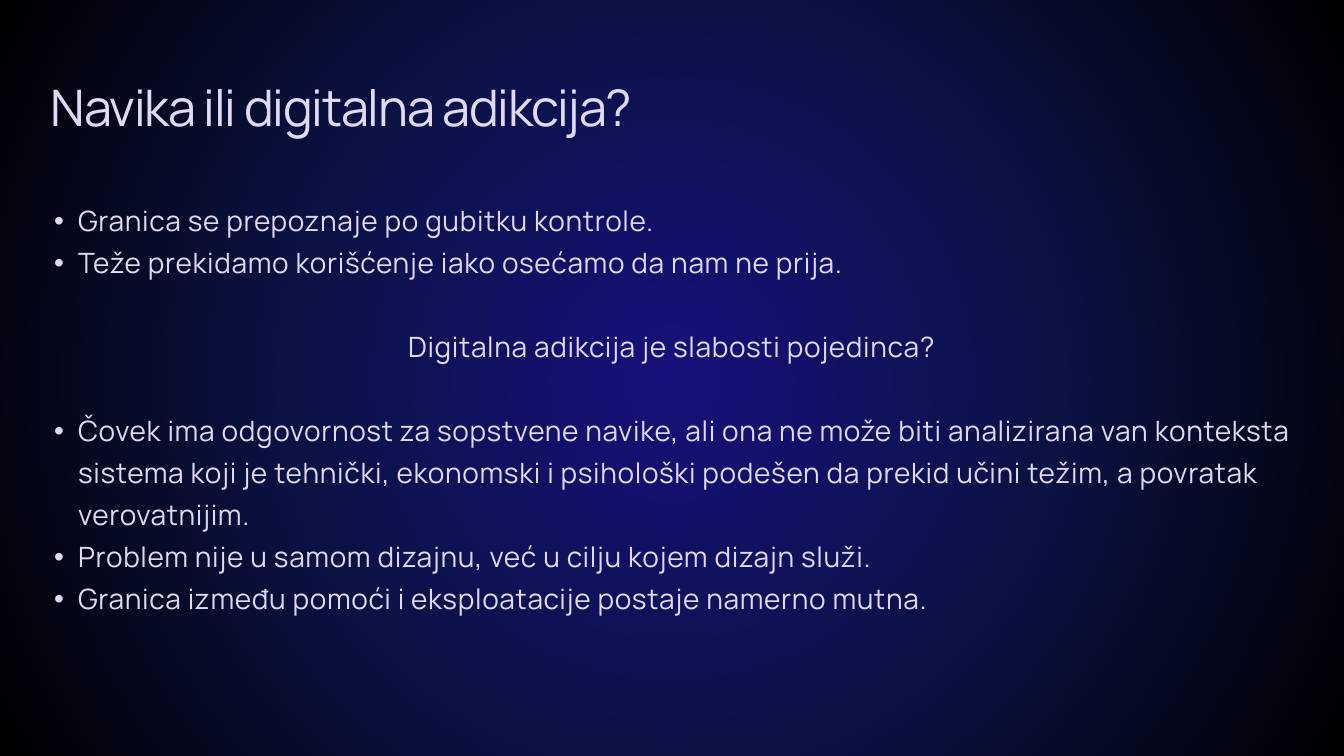
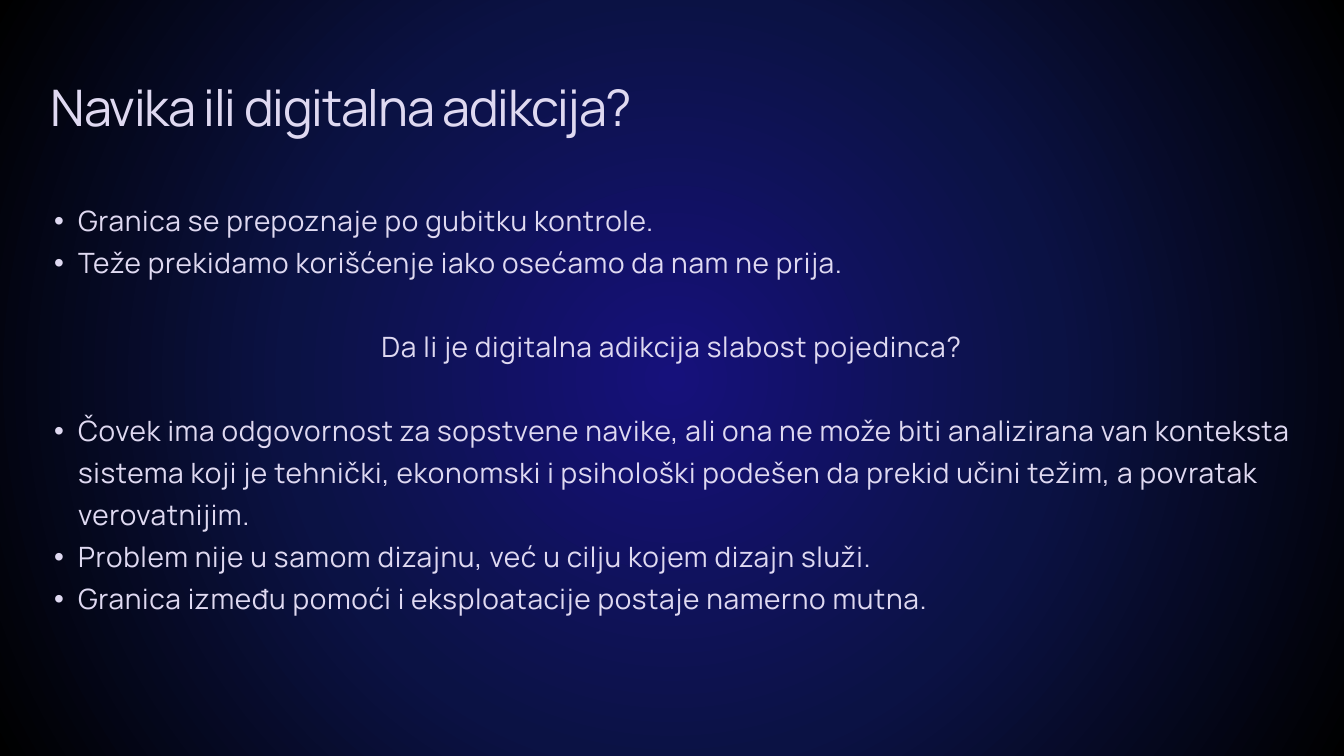
Before and after one commit to sanastojanovic/RID, a slide deck: slide 22 of rid_2026_seminarski/mi22035_Sofija_Janevska/prezentacija/Algoritamska manipulacija pažnjom.pptx (slide 21 before the commit). Drawn at 1344x756 pixels with LibreOffice and Linux fonts; fonts in the diff are those of the drawing. Boxes give left, top, right and bottom in pixels: in the first picture for what was removed or moved away, otherwise in the second. Text is boxed around its words. In the diff, an @@ line names an element or a change of style, - is before the commit and + after.

```diff
--- a/rid_2026_seminarski/mi22035_Sofija_Janevska/prezentacija/Algoritamska manipulacija pažnjom.pptx
+++ b/rid_2026_seminarski/mi22035_Sofija_Janevska/prezentacija/Algoritamska manipulacija pažnjom.pptx
@@ text at box(381, 336, 961, 364): text changed @@
-Digitalna adikcija je slabosti pojedinca?
+Da li je digitalna adikcija slabost pojedinca?
```
Also in this commit, not shown: 4 other slides changed, 1 slide added, 1 other file.
